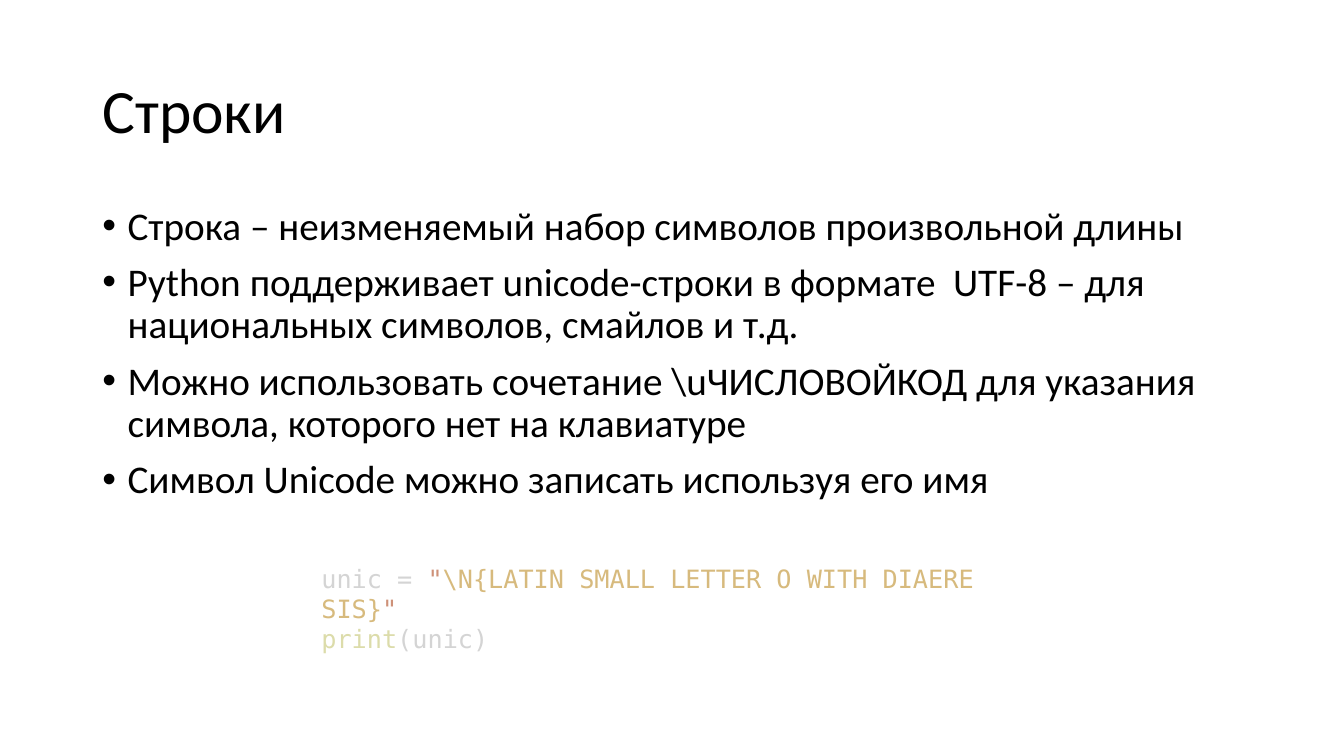
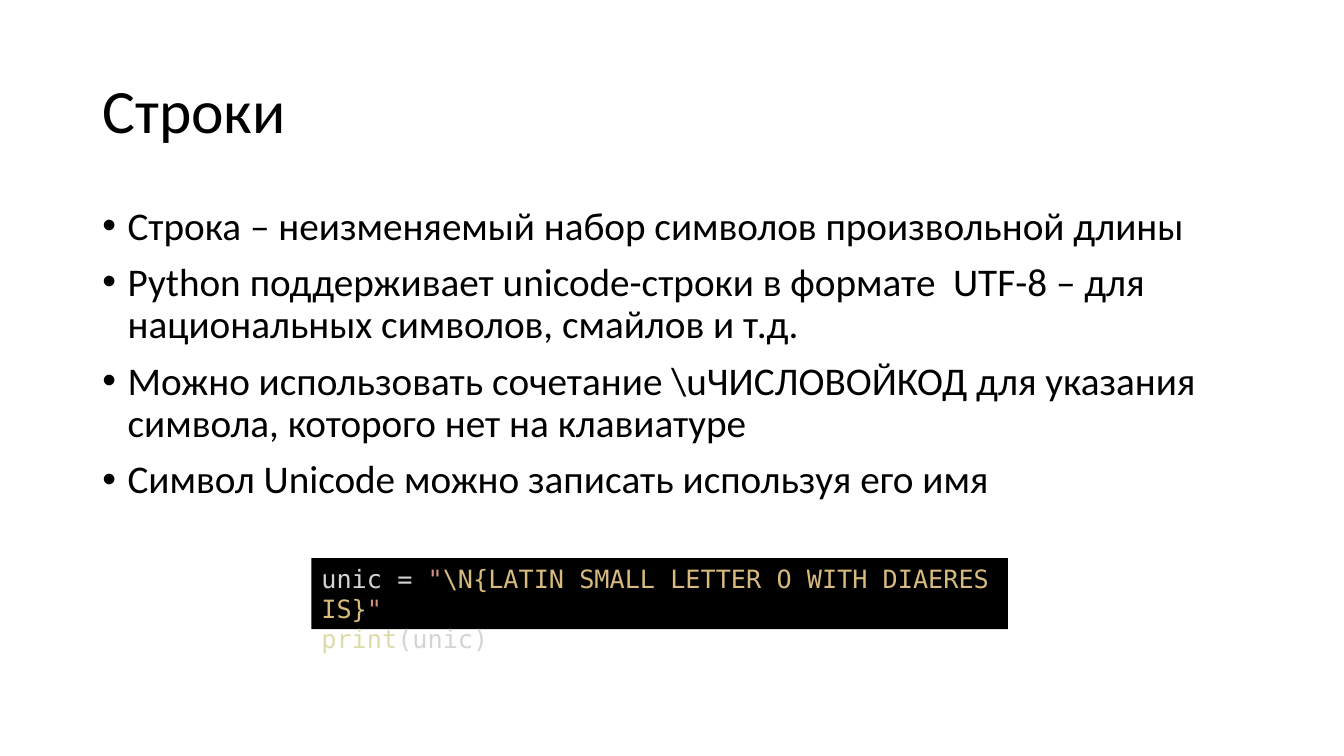
Before and after one commit to paveltsytovich/telegram-course, a slide deck: slide 36 of Presentation/Разработка ботов для телеграмм на Python.pptx. Drawn at 1344x756 pixels with LibreOffice and Linux fonts; fonts in the diff are those of the drawing. Boxes give left, top, right and bottom in pixels: in the first picture for what was removed or moved away, otherwise in the second. Text is boxed around its words. In the diff, an @@ line names an element or a change of style, - is before the commit and + after.

```diff
--- a/Presentation/Разработка ботов для телеграмм на Python.pptx
+++ b/Presentation/Разработка ботов для телеграмм на Python.pptx
@@ rectangle "unic = "\N{LATIN SMALL LETTER ...": place and size @@
-rectangle "unic = "\N{LATIN SMALL LETTER ..." at box(321, 569, 868, 653)
+rectangle "unic = "\N{LATIN SMALL LETTER ..." at box(312, 559, 1008, 630)
@@ rectangle "unic = "\N{LATIN SMALL LETTER ..." at box(312, 559, 1008, 630): fill none to #000000 @@
```
Also in this commit, not shown: 2 other slides changed.
